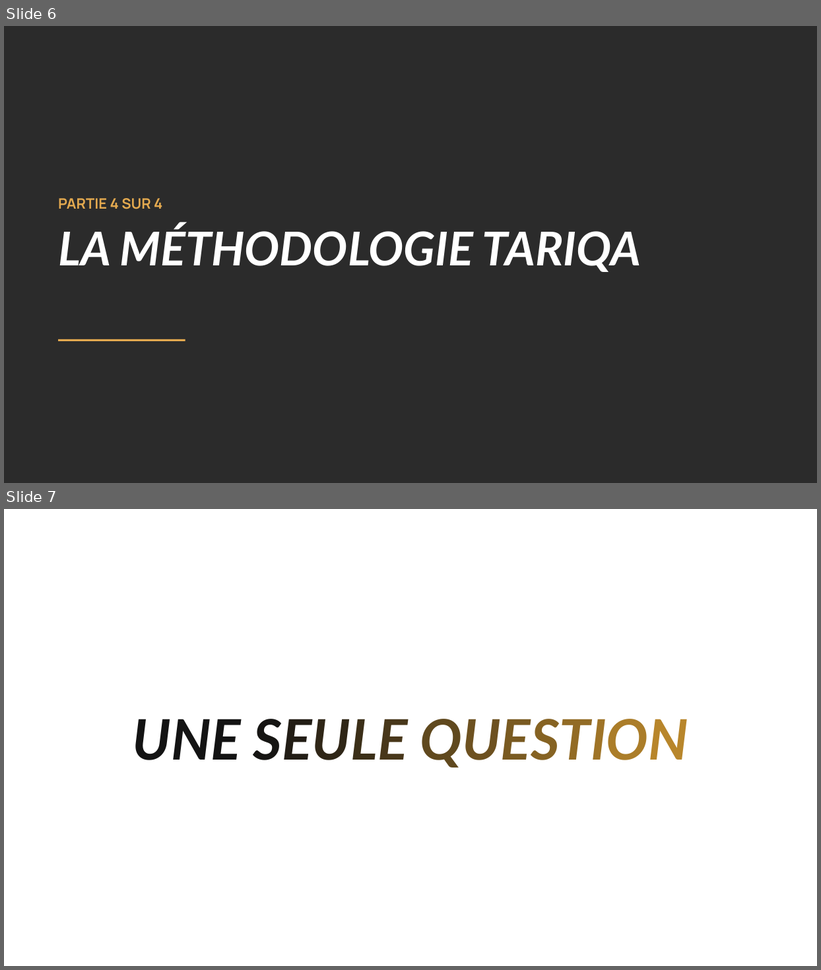
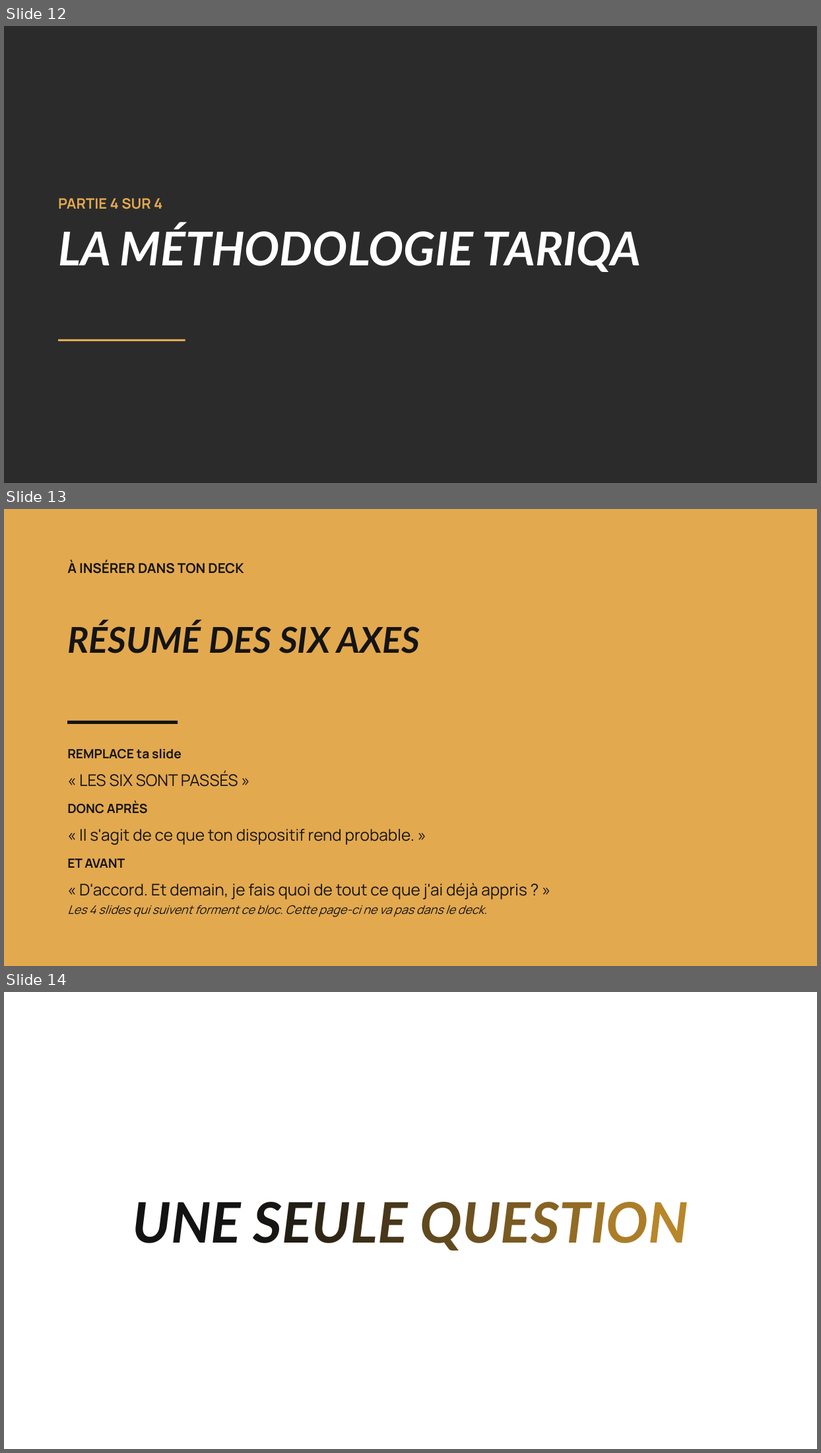
Before and after one commit to Collectif-Tariqa-PRO/ctp-plugin, a slide deck: contenus/deck-webinaire/Pack-2-structure-et-conclusion.pptx. Shown one above the other, each under a label of ours: slides 6 and 7 before the commit, slides 12, 13 and 14 after it. The pictures are 821x970 and 821x1453 pixels, drawn with LibreOffice and Linux fonts; fonts in the diff are those of the drawing; background and template pictures are left out; a plain dark background stands for a picture behind light text. Boxes give left, top, right and bottom in pixels: in the first picture for what was removed or moved away, otherwise in the second. Text is boxed around its words. In the diff, an @@ line names an element or a change of style, - is before the commit and + after.

```diff
--- a/contenus/deck-webinaire/Pack-2-structure-et-conclusion.pptx
+++ b/contenus/deck-webinaire/Pack-2-structure-et-conclusion.pptx
@@ slide 13 added at <box>4,509,817,966</box>, background #FFFFFF @@
@@ rectangle added at <box>4,509,817,966</box>, fill #E3A94F @@
@@ text added at <box>67,560,244,574</box>, 16 pt, text #141414, bold @@
+À INSÉRER DANS TON DECK
@@ text added at <box>67,622,420,654</box>, 42 pt, text #141414, bold, italic @@
+RÉSUMÉ DES SIX AXES
@@ rectangle added at <box>67,721,178,724</box>, fill #141414 @@
@@ text added at <box>67,749,527,900</box>, 19 pt, text #141414 @@
+REMPLACE ta slide
+« LES SIX SONT PASSÉS »
+DONC APRÈS
+« Il s'agit de ce que ton dispositif rend probable. »
+ET AVANT
+« D'accord. Et demain, je fais quoi de tout ce que j'ai déjà appris ? »
@@ text added at <box>67,905,487,918</box>, 14 pt, text #141414, italic @@
+Les 4 slides qui suivent forment ce bloc. Cette page-ci ne va pas dans le deck.
@@ what was slide 6 is now slide 12 @@
@@ what was slide 7 is now slide 14 @@
```
Also in this commit, not shown: 9 other slides added, 1 other file.
